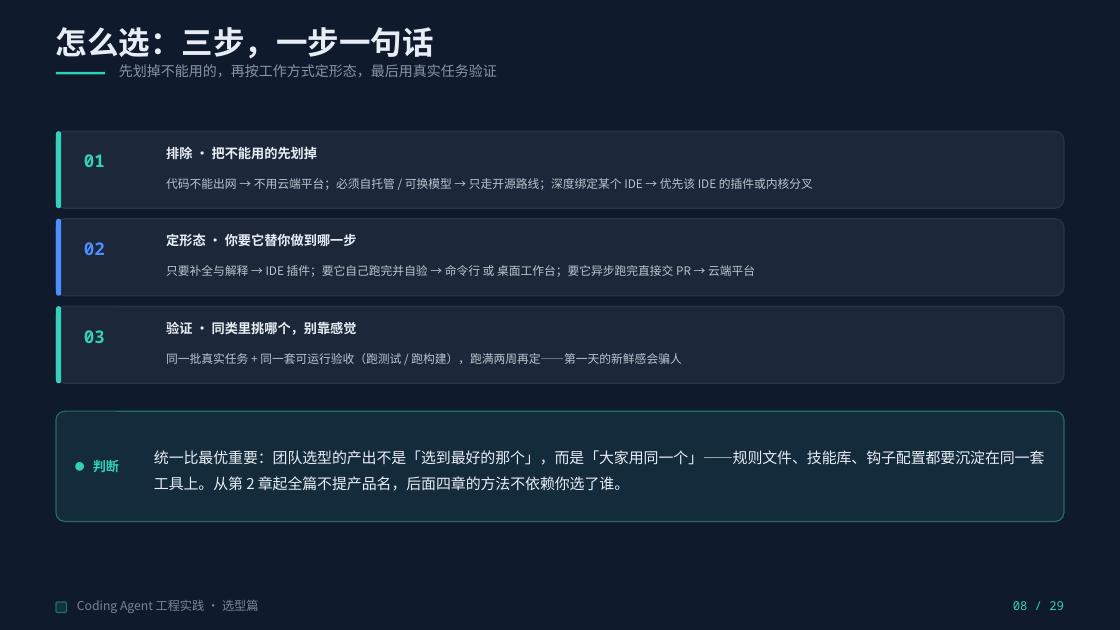
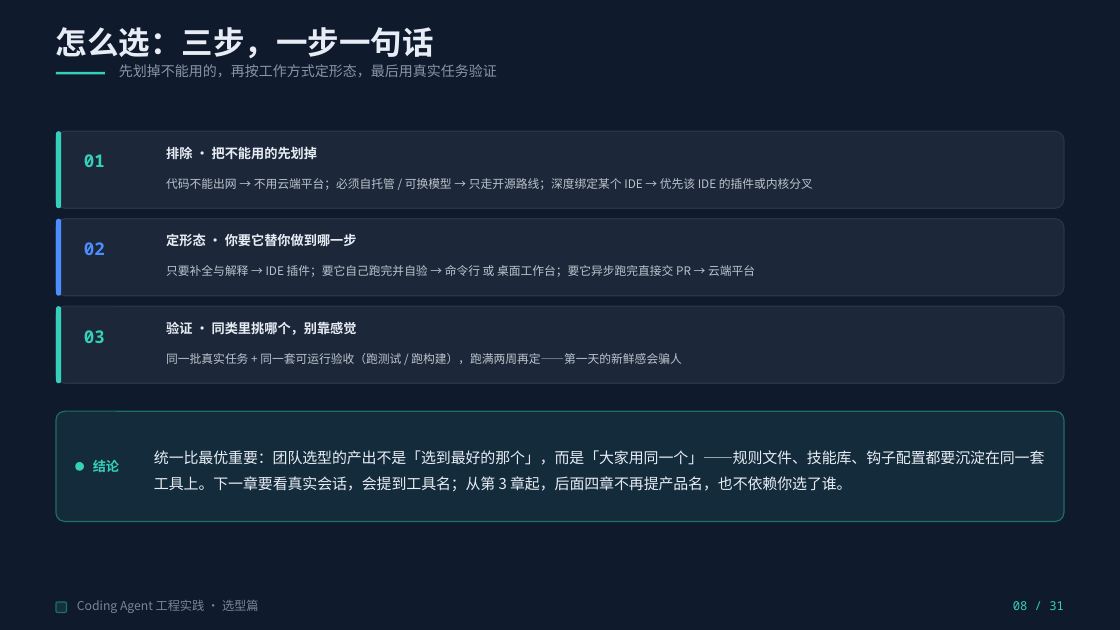
Before and after one commit to Yqghlx/AI_Learn, a slide deck: slide 8 of Coding Agent 实战指南/Coding Agent 工程实践（通用版）.pptx. Drawn at 1120x630 pixels with LibreOffice and Linux fonts; fonts in the diff are those of the drawing. Boxes give left, top, right and bottom in pixels: in the first picture for what was removed or moved away, otherwise in the second. Text is boxed around its words. In the diff, an @@ line names an element or a change of style, - is before the commit and + after.

```diff
--- a/Coding Agent 实战指南/Coding Agent 工程实践（通用版）.pptx
+++ b/Coding Agent 实战指南/Coding Agent 工程实践（通用版）.pptx
@@ text at box(93, 460, 119, 472): text changed @@
-判断
+结论
@@ text at box(154, 450, 1044, 491): text changed @@
-统一比最优重要：团队选型的产出不是「选到最好的那个」，而是「大家用同一个」——规则文件、技能库、钩子配置都要沉淀在同一套工具上。从第 2 章起全篇不提产品名，后面四章的方法不依赖你选了谁。
+统一比最优重要：团队选型的产出不是「选到最好的那个」，而是「大家用同一个」——规则文件、技能库、钩子配置都要沉淀在同一套工具上。下一章要看真实会话，会提到工具名；从第 3 章起，后面四章不再提产品名，也不依赖你选了谁。
@@ text at box(1013, 601, 1064, 610): text changed @@
-08 / 29
+08 / 31
```
Also in this commit, not shown: 27 other slides changed, 2 slides added, 6 other files.
